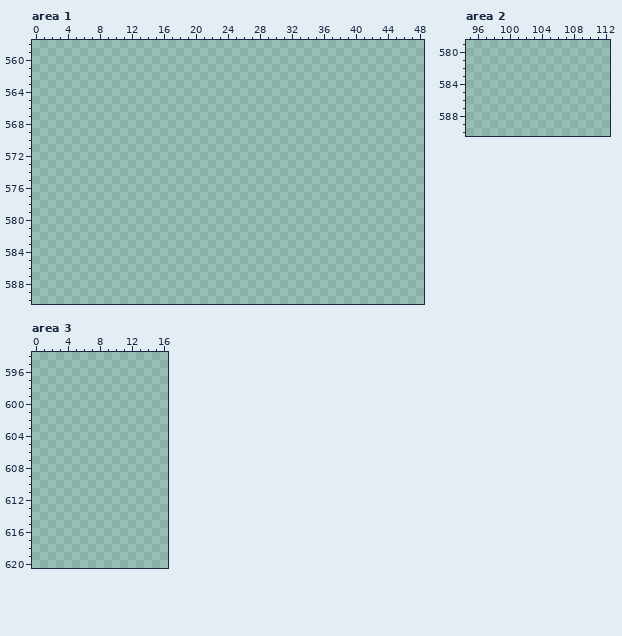
Pixel-art file -- Tileset/Isometic Tiles Testing.aseprite. The picture above is the old version.
256x768 pixels, 1 frame. Colours within 5 levels of each other are drawn and written as one. Shown: area 1: x 0..48, y 558..590; area 2: x 95..112, y 579..590; area 3: x 0..16, y 594..620. The commit also changed other parts of the picture, which this record leaves out.
After the commit:
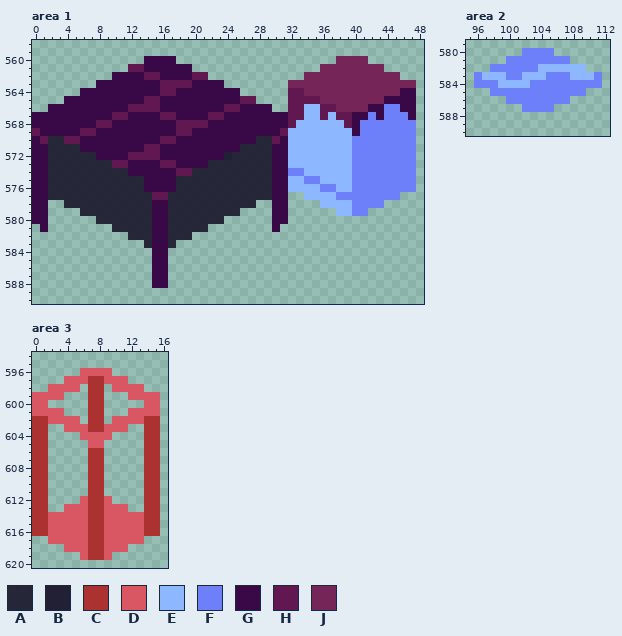
Palette (. is transparent): A #222034f4  B #222034  C #ac3232  D #d95763  E #8db7ff  F #6d80fa  G #390947  H #611851  J #762558
Edits made:
Area 1:
y 560: x 14..17 .... -> GGGG; x 38..41 .... -> JJJJ
y 561: x 12..19 ........ -> HHGGGGGG; x 36..43 ........ -> JJJJJJJJ
y 562: x 10..21 ............ -> GGGGHHGGGGHH; x 34..45 ............ -> JJJJJJJJJJJJ
y 563: x 8..23 ................ -> GGGGGGGGHHHHGGGG; x 32..47 ................ -> JJJJJJJJJJJJJJJJ
y 564: x 6..25 .................... -> GGGGGGGGGGHHGGGGGGGG; x 32..47 ................ -> HHJJJJJJJJJJJJGG
y 565: x 4..27 ........................ -> GGGGGGGGGGHHGGGGGGGGGGHH; x 32..47 ................ -> HHHHJJJJJJJJGGGG
y 566: x 2..29 ............................ -> GGGGGGGGGGHHHHGGGGGGGGHHGGGG; x 32..47 ................ -> HHEEHHJJJJGGFFGG
y 567: x 0..47 ................................................ -> GGGGGGGGGGHHGGGGHHGGGGHHGGGGGGGGHHEEHEHHGGFGFFFG
y 568: x 0..47 ................................................ -> GGGGGGGGHHGGGGGGGGHHHHGGGGGGGGGGHEEEEEEHGFFFFFFF
y 569: x 0..47 ................................................ -> HGGGGGHHGGGGGGGGGGHHGGGGGGGGGGGHEEEEEEEEGFFFFFFF
y 570: x 0..47 ................................................ -> GHAAHHGGGGGGGGGGHHGGGGGGGGGGAAHGEEEEEEEEFFFFFFFF
y 571: x 0..47 ................................................ -> GGAAAAGGGGGGGGHHGGGGGGGGGGAAAAGGEEEEEEEEFFFFFFFF
y 572: x 0..47 ................................................ -> GGAAAAAAGGGGHHHHGGGGGGGGBAAAAAGGEEEEEEEEFFFFFFFF
y 573: x 0..47 ................................................ -> GGAAAAAAAAHHGGGGHHGGGGAAAAAAAAGGEEEEEEEEFFFFFFFF
y 574: x 0..47 ................................................ -> GGAAAAAAAAAAGGGGGGHHAAAAAAAAAAGGFFEEEEEEFFFFFFFF
y 575: x 0..47 ................................................ -> GGAAAAAAAAAAAAGGGGAAAAAAAAAAAAGGEEFFEEEEFFFFFFFF
y 576: x 0..47 ................................................ -> GGAAAAAAAAAAAAGGGGAAAAAAAAAAAAGGEEEEFFEEFFFFFFFF
y 577: x 0..31 ................................ -> GGAAAAAAAAAAAAAHHAAAAAAAAAAAAAGG; x 34..45 ............ -> EEEEFFFFFFFF
y 578: x 0..1 .. -> GG; x 4..27 ........................ -> AAAAAAAAAAAGGAAAAAAAAAAA; x 30..31 .. -> GG; x 36..43 ........ -> EEEEFFFF
y 579: x 0..1 .. -> GG; x 6..25 .................... -> AAAAAAAAAGGAAAAAAAAA; x 30..31 .. -> GG; x 38..41 .... -> EEFF
y 580: x 0..1 .. -> GG; x 8..23 ................ -> AAAAAAAGGAAAAAAA; x 30..31 .. -> GG
y 581: x 1 . -> G; x 10..21 ............ -> AAAAAGGAAAAA; x 30 . -> G
y 582: x 12..19 ........ -> AAAGGAAA
y 583: x 14..17 .... -> AGGA
y 584..588: x 15..16 .. -> GG
Area 2:
y 580: x 102..105 .... -> FFFF
y 581: x 100..107 ........ -> FFFFFFFF
y 582: x 98..109 ............ -> FFFFFFEEEEEE
y 583: x 96..111 ................ -> FEEEFFEEEFFFEEEF
y 584: x 96..111 ................ -> FFFEEEEFFFFFFFFF
y 585: x 98..109 ............ -> FFFFFFFFFFFF
y 586: x 100..107 ........ -> FFFFFFFF
y 587: x 102..105 .... -> FFFF
Area 3:
y 596: x 6..9 .... -> DDDD
y 597: x 4..11 ........ -> DDDCCDDD
y 598: x 2..5 .... -> DDDD; x 7..8 .. -> CC; x 10..13 .... -> DDDD
y 599: x 0..3 .... -> DDDD; x 7..8 .. -> CC; x 12..15 .... -> DDDD
y 600: x 0..1 .. -> DD; x 7..8 .. -> CC; x 14..15 .. -> DD
y 601: x 0..3 .... -> DDDD; x 7..8 .. -> CC; x 12..15 .... -> DDDD
y 602: x 0..5 ...... -> CCDDDD; x 7..8 .. -> CC; x 10..15 ...... -> DDDDCC
y 603: x 0..1 .. -> CC; x 4..11 ........ -> DDDCCDDD; x 14..15 .. -> CC
y 604: x 0..1 .. -> CC; x 6..9 .... -> DDDD; x 14..15 .. -> CC
y 605: x 0..1 .. -> CC; x 7..8 .. -> DD; x 14..15 .. -> CC
y 606..611: x 0..1 .. -> CC; x 7..8 .. -> CC; x 14..15 .. -> CC
y 612: x 0..1 .. -> CC; x 6..9 .... -> DCCD; x 14..15 .. -> CC
y 613: x 0..1 .. -> CC; x 4..11 ........ -> DDDCCDDD; x 14..15 .. -> CC
y 614..616: x 0..15 ................ -> CCDDDDDCCDDDDDCC
y 617: x 2..13 ............ -> DDDDDCCDDDDD
y 618: x 4..11 ........ -> DDDCCDDD
y 619: x 6..9 .... -> DCCD
Pixel boxes of the changes (left, top, right, bottom) in both pictures:
added: (32, 56, 416, 288)
added: (474, 48, 602, 112)
added: (32, 368, 160, 560)
